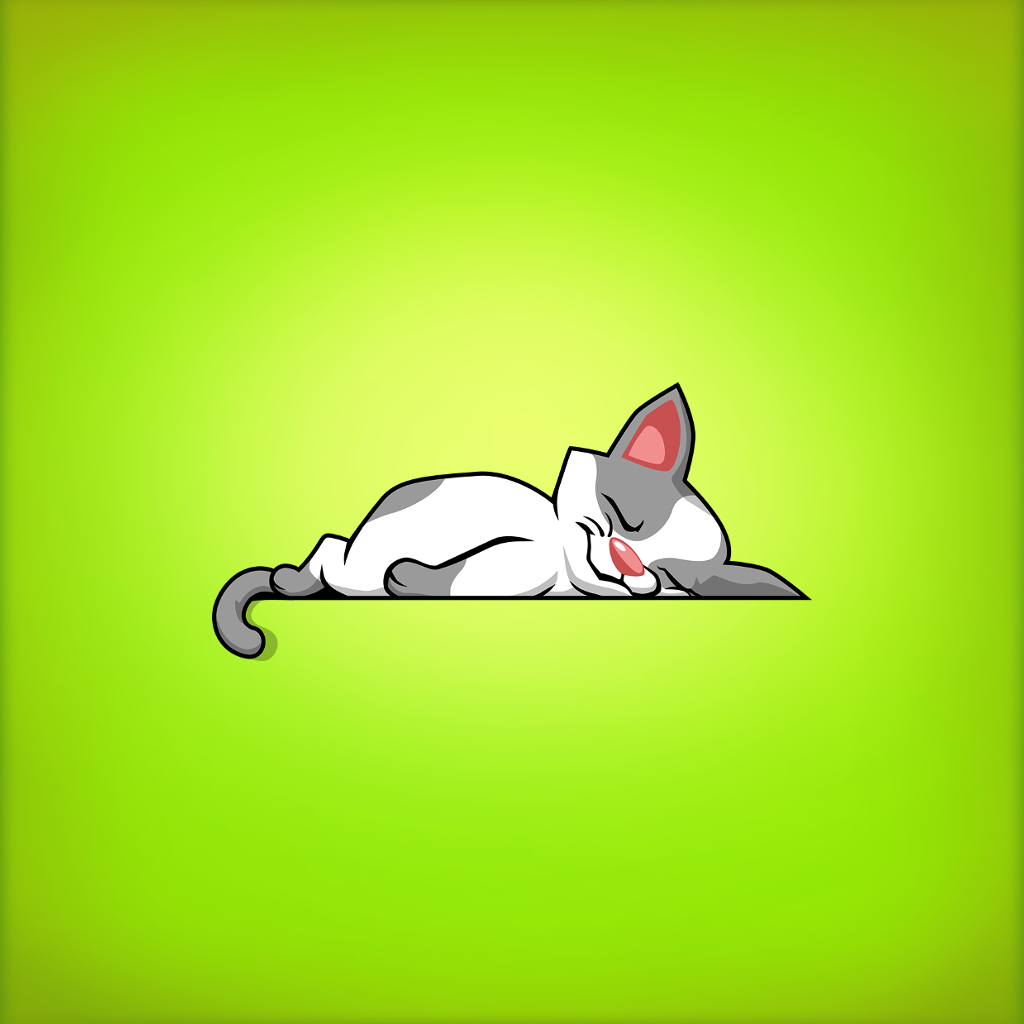
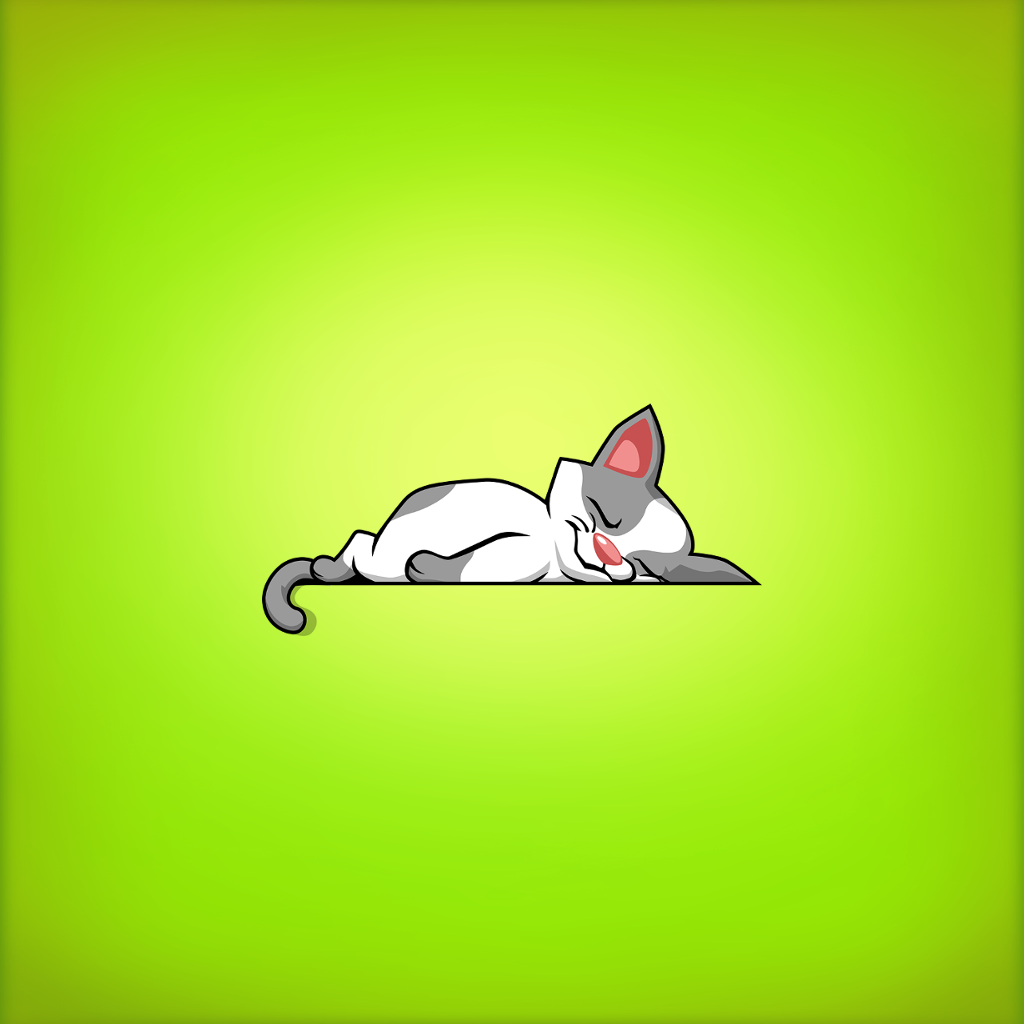
The second 1024 × 1024 image is a revision of the first. Changes to its layers:
painted on "screen_art_angus.01.png" over [212, 381, 812, 661]
